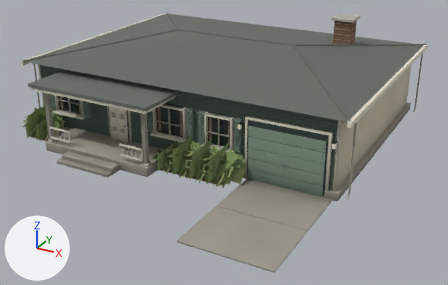
A saved change to the glTF model apps/browser/public/assets/house-1.glb.
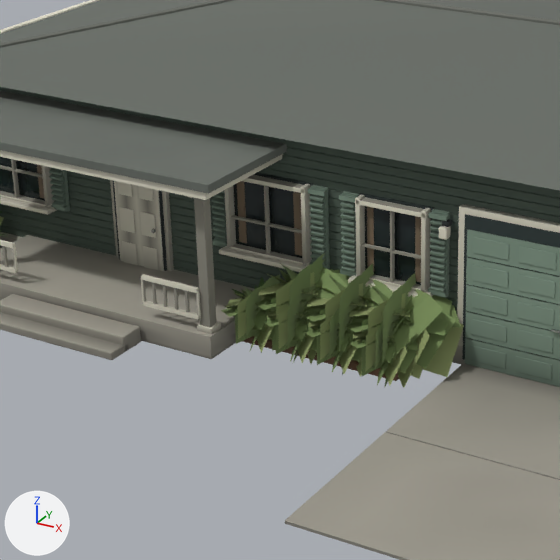
The first picture shows the older version from a 50 mm lens placed at (15.0, -28.3, 12.6), pointed at (1.3, -3.3, 0.1). The close-ups show the older and then the newer version on the part from 14% to 64% of the width and 12% to 90% of the height of that picture. Only the edits that show in the close-ups are written down. Arrows for +X, +Y and +Z are at lower left; the lights stay in place. Where no turn or scale is listed for an object, it has been applied to the vertices. Vertices at exactly the same position are counted once.

The first close-up shows 'concrete', 'foliage', 'foliage-light', 'ivory', 'roof-edge', 'sage', 'shingle', 'window-glazing', 'window-interior', 'wood' and 4 more.
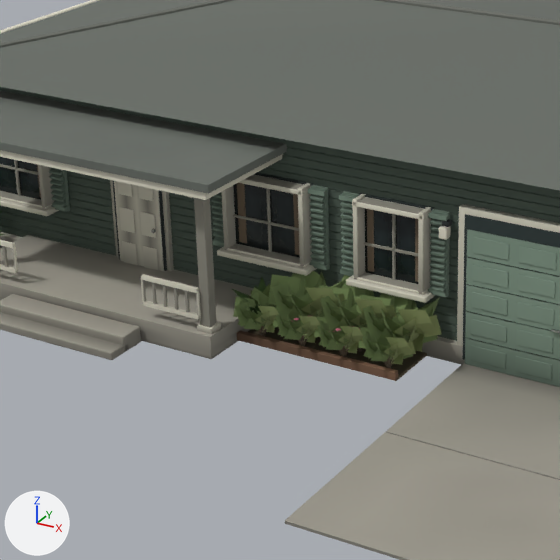
The change, as a diff of the scene's bpy script:
```diff
--- a/apps/browser/public/assets/house-1.glb.py
+++ b/apps/browser/public/assets/house-1.glb.py
@@ me_cube_520 @@
 # used by ob_ivory; location = (-8.55, 0.0, 3.65)
-me_cube_520.from_pydata(...)  # 3644 vertices, 6936 faces; spans x -0.1..17.2, y -8.4..6.7, z -3.6..0.1
+me_cube_520.from_pydata(...)  # 3740 vertices, 7128 faces; spans x -0.1..17.2, y -8.4..6.7, z -3.6..0.1
+# me_cube_520 part 1: 364 vertices moved from x 0.1..3.5, y -6.5..4.5, z -2.4..-0.9 to x 0.1..3.5, y -6.5..4.5, z -2.5..-0.9; 132 vertices removed from x 0.1..3.5, y -6.5..4.5, z -2.5..-2.4; 180 vertices added at x -0.1..3.5, y -6.6..6.6, z -2.5..0.1
+# me_cube_520 part 2: 219 vertices moved from x 7.6..11.9, y -6.5..-6.1, z -2.4..-0.9 to x 7.6..11.9, y -6.5..-6.0, z -2.5..-0.9; 133 vertices removed from x 7.6..11.9, y -6.5..-6.1, z -2.5..-0.9; 133 vertices added at x 7.6..12.0, y -6.5..-6.0, z -2.5..-0.9
+# other edits to the shape of me_cube_520 do not show in these pictures
 me_cube_520.materials.append(mat_ivory)
@@ me_leaf_card_shrub_240 @@
 # used by ob_foliage_light; location = (0.0, 0.0, 0.0)
-me_leaf_card_shrub_240.from_pydata(...)  # 480 vertices, 320 faces; spans x -8.42..4.1, y -7.8..-5.9, z -0.05..1.43
+me_leaf_card_shrub_240.from_pydata(...)  # 540 vertices, 480 faces; spans x -7.48..3.9, y -7.58..-6.34, z 0.25..1.41
+# me_leaf_card_shrub_240 part 3: 42 loose pieces with 252 vertices, spanning x -7.6..3.76, y -7.8..-6.62, z 0.07..1.43, are deleted
+# me_leaf_card_shrub_240 part 4: 138 vertices removed from x 0.18..4.1, y -7.65..-5.9, z -0.05..1.43; 378 vertices added at x 0.47..3.9, y -7.58..-6.34, z 0.25..1.41
+# other edits to the shape of me_leaf_card_shrub_240 do not show in these pictures
 me_leaf_card_shrub_240.materials.append(mat_foliage_light)
@@ me_leaf_card_shrub_241 @@
 # used by ob_foliage; location = (0.0, 0.0, 0.0)
-me_leaf_card_shrub_241.from_pydata(...)  # 960 vertices, 640 faces; spans x -8.43..4.1, y -7.91..-5.73, z -0.01..1.62
+me_leaf_card_shrub_241.from_pydata(...)  # 1620 vertices, 1440 faces; spans x -8.15..3.61, y -7.72..-6.0, z 0.25..1.35
+# me_leaf_card_shrub_241 part 5: the loose piece of 6 vertices spanning x 0.94..1.48, y -7.42..-6.35, z 0.21..1.19 is rebuilt with 9 vertices and now spans x 1.01..1.45, y -7.33..-6.79, z 0.42..1.07
+# me_leaf_card_shrub_241 part 6: 120 loose pieces with 720 vertices, spanning x -8.19..4.1, y -7.91..-5.73, z -0.01..1.62, are deleted
+# me_leaf_card_shrub_241 part 7: 78 vertices removed from x -0.1..2.06, y -7.77..-5.99, z 0.09..1.43; 1125 vertices added at x -0.05..3.61, y -7.72..-6.0, z 0.25..1.35
+# other edits to the shape of me_leaf_card_shrub_241 do not show in these pictures
 me_leaf_card_shrub_241.materials.append(mat_foliage)
```

Where the change shows, as pixel boxes (x1, y1, x2, y2) in the close-ups (560 x 560 px; the box of a moved part takes in the faces that stretch with it):
'foliage', reshaped
    before: (221, 253, 461, 388)
    after: (233, 271, 440, 362)
'foliage-light', reshaped
    before: (0, 216, 464, 388)
    after: (255, 287, 442, 365)
part 1 of me_cube_520, moved or reshaped
    before: (0, 159, 56, 215)
    after: (0, 0, 100, 216)
part 2 of me_cube_520, moved or reshaped
    before: (219, 175, 433, 297)
    after: (217, 174, 435, 303)
part 3 of me_leaf_card_shrub_240, deleted
    before: (226, 272, 423, 386)
part 4 of me_leaf_card_shrub_240, cut back
    before: (258, 275, 464, 388)
    after: (255, 287, 442, 365)
part 5 of me_leaf_card_shrub_241, rebuilt
    before: (299, 286, 321, 313)
    after: (288, 301, 313, 321)
part 6 of me_leaf_card_shrub_241, deleted (green)
    before: (221, 253, 461, 388)
part 7 of me_leaf_card_shrub_241, cut back
    before: (229, 263, 348, 351)
    after: (233, 271, 440, 362)
'terracotta', unchanged, uncovered by the edit
    before: (242, 336, 398, 381)
    after: (237, 331, 398, 381)
